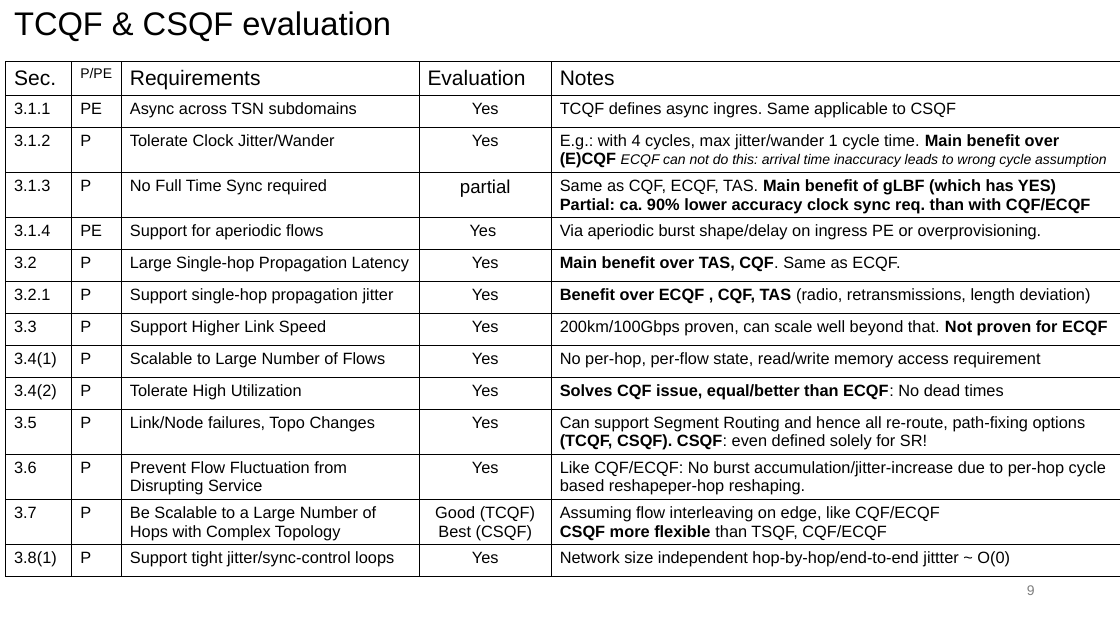
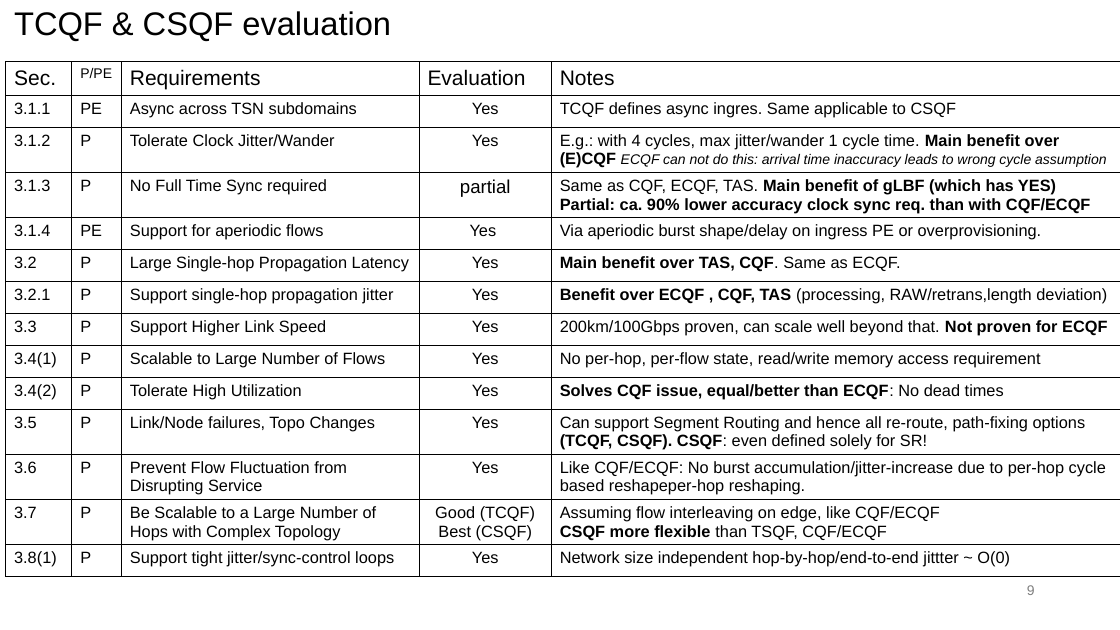
Before and after one commit to toerless/detnet, a slide deck: slide 9 of slides/evaluation/evaluation-interim-09122023-tcqf-csqf-glbf.pptx. Drawn at 1120x630 pixels with LibreOffice and Linux fonts; fonts in the diff are those of the drawing. Boxes give left, top, right and bottom in pixels: in the first picture for what was removed or moved away, otherwise in the second. Text is boxed around its words. In the diff, an @@ line names an element or a change of style, - is before the commit and + after.

```diff
--- a/slides/evaluation/evaluation-interim-09122023-tcqf-csqf-glbf.pptx
+++ b/slides/evaluation/evaluation-interim-09122023-tcqf-csqf-glbf.pptx
@@ table at box(6, 62, 1120, 587) @@
-row 7, column 5: Benefit over ECQF , CQF, TAS (radio, retransmissions, length deviation)
+row 7, column 5: Benefit over ECQF , CQF, TAS (processing, RAW/retrans,length deviation)
```
Also in this commit, not shown: 4 other slides changed, 1 other file.
